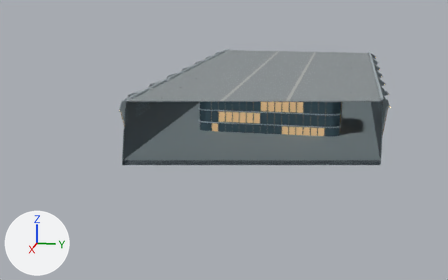
What one commit did to the glTF model public/models/campus-architecture.glb.
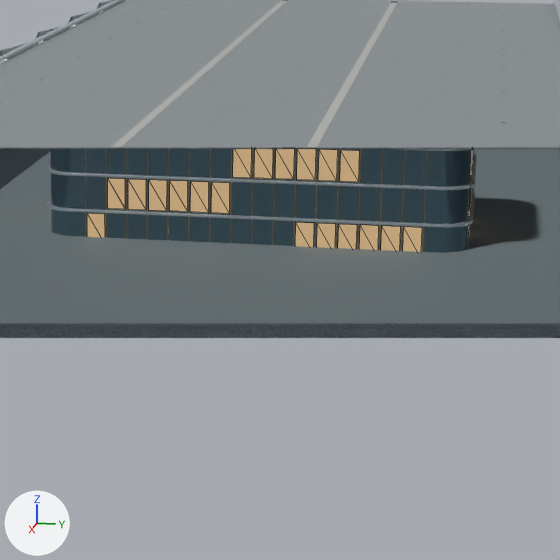
Each version appears first whole from a 50 mm camera at (268.2, 32.3, 61.7) aimed at (8.4, -19.7, -3.2), and next in a close-up on the part from 41% to 83% of the width and 18% to 86% of the height. Every picture has the same lights, and +X, +Y and +Z are marked at lower left. The older version's two pictures come first. The close-ups show mesh edges as thin lines. Everything nearer to the camera than a plane just in front of the edit is cut away. Where no turn or scale is listed for an object, it has been applied to the vertices. Vertices at exactly the same position are counted once.

Objects in the first close-up: 'Continuous concrete plinth', 'HALL Ceramic-coated pearl aluminum', 'HALL Hall membrane seam', 'HALL Hall roof walkway pad', 'OFFICE Ceramic-coated pearl aluminum', 'OFFICE Champagne anodized reveals', 'OFFICE Office curtain-wall glass', 'OFFICE Office lit interior', 'Opaque compute hall envelope', 'Visible roof deck'.
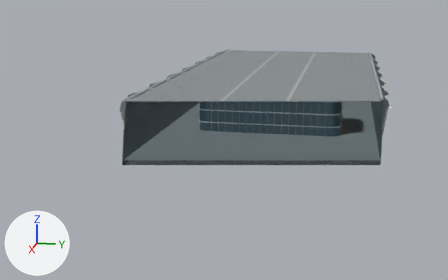
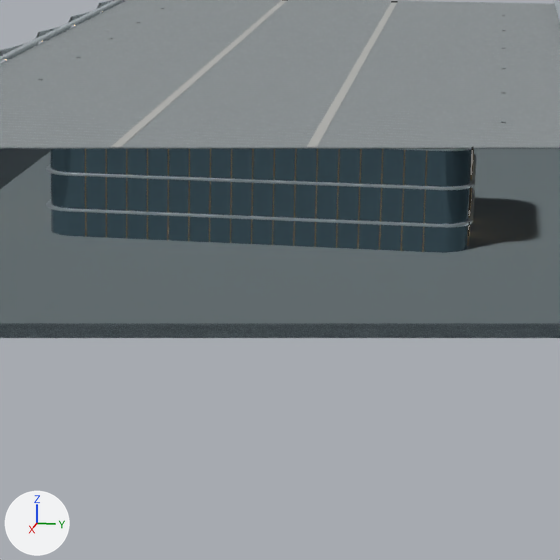
Pixel boxes [x1, y1, x2, y2] of what changed, in the close-ups (560 x 560 px):
'OFFICE Office lit interior', reshaped (not visible afterwards): before [87, 149, 422, 252]

What changed in the scene script:
```text
Change me_lit_office_bay:
    used by ob_office_office_lit_interior; location = (0.0, 0.0, 0.0)
    remove me_lit_office_bay.from_pydata(...)  # 400 vertices, 600 faces; spans x -14.0..14.0, y -30.0..30.0, z 0.9..15.8
    add me_lit_office_bay.from_pydata(...)  # 248 vertices, 372 faces; spans x -14.1..8.8, y -30.1..30.1, z 0.9..15.8
    me_lit_office_bay part 1: 19 loose pieces with 152 vertices, spanning x 14.0, y -23.8..23.8, z 0.9..15.8, are deleted
    other edits to the shape of me_lit_office_bay do not show in these pictures
```
